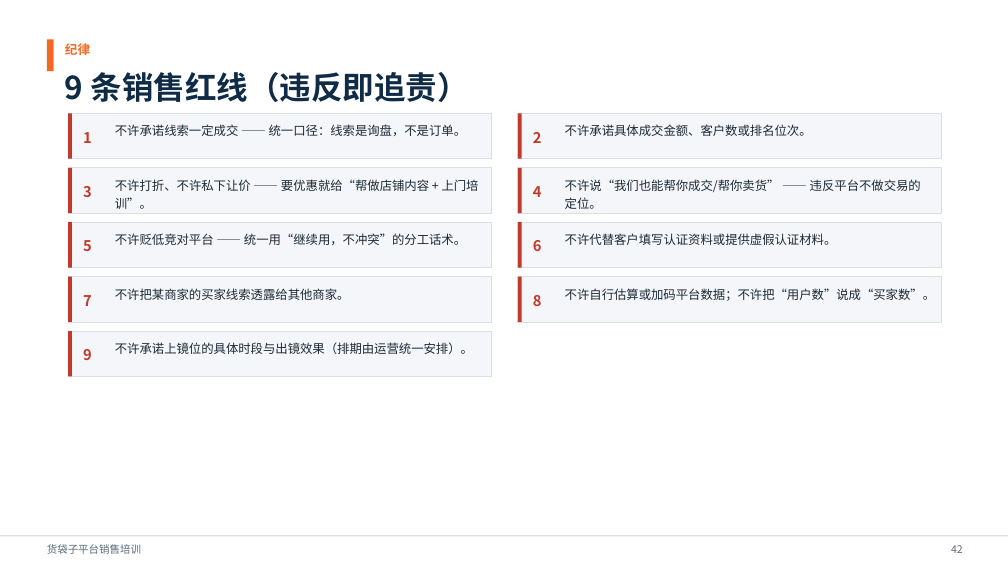
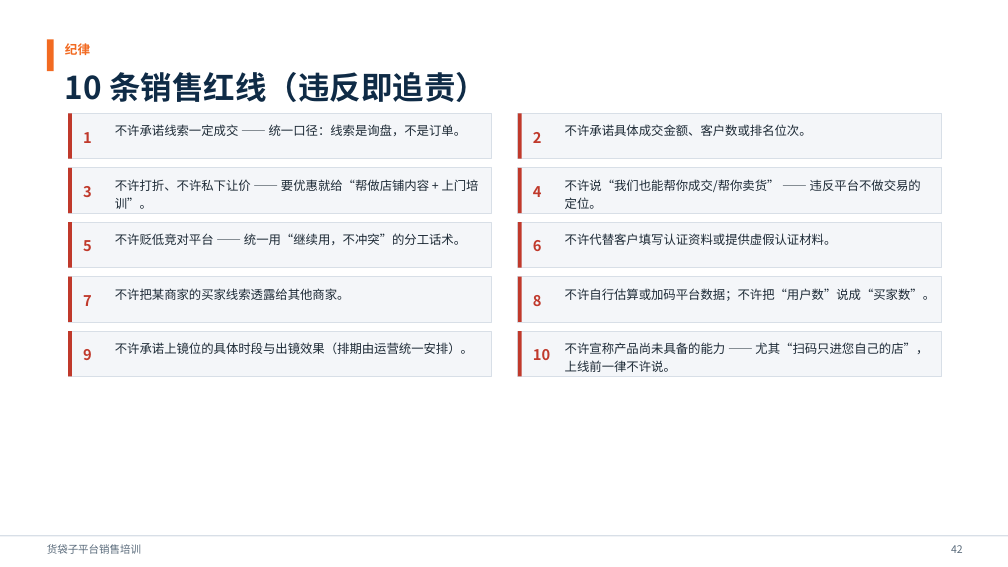
Before and after one commit to so6662001/GongSiDingWei, a slide deck: slide 42 of 货袋子平台销售培训.pptx. Drawn at 1008x567 pixels with LibreOffice and Linux fonts; fonts in the diff are those of the drawing. Boxes give left, top, right and bottom in pixels: in the first picture for what was removed or moved away, otherwise in the second. Text is boxed around its words. In the diff, an @@ line names an element or a change of style, - is before the commit and + after.

```diff
--- a/货袋子平台销售培训.pptx
+++ b/货袋子平台销售培训.pptx
@@ text at (65,72,487,102): text changed @@
-9 条销售红线（违反即追责）
+10 条销售红线（违反即追责）
@@ rectangle added at (518,331,941,377), fill #F4F6F9, outline #D8DFE7 0.9 pt @@
@@ rectangle added at (518,331,522,377), fill #C0392B @@
@@ text added at (533,349,550,360), 14 pt, text #C0392B, bold @@
+10
@@ text added at (565,342,928,372), 11.8 pt, text #1D2A36 @@
+不许宣称产品尚未具备的能力 —— 尤其“扫码只进您自己的店”，上线前一律不许说。
```
Also in this commit, not shown: 6 other slides changed, 4 other files.
